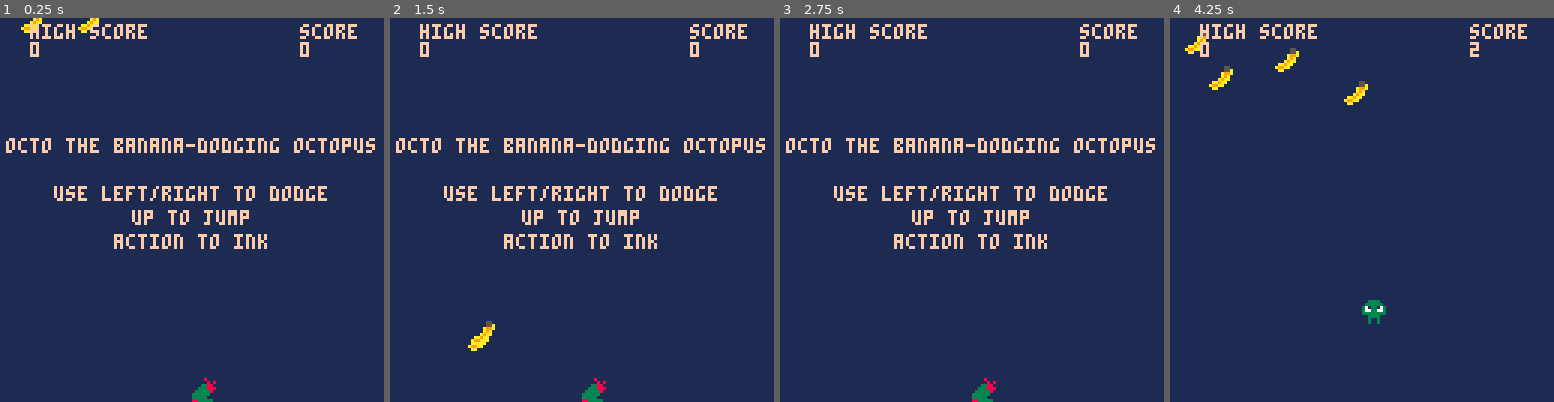
Above: before the commit, frames 1-4 (left to right).
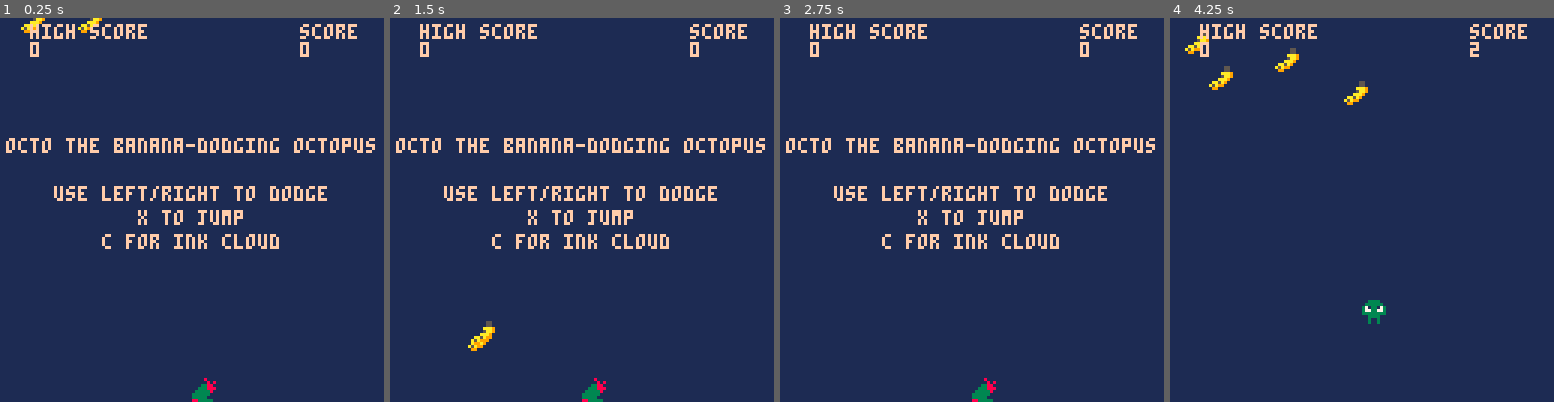
Above: after the commit, the same moments.

Repository: jcupitt/pico8
Game: PICO-8 cartridge octo/octo.p8
Two runs of this game, one before a commit and one after it. Both use one fixed random seed, a clock stepped at 60 frames per second and the inputs below.
Inputs:
- Up to frame 1 (0.25 s): no input
- Up to frame 2 (1.5 s): tap X (X key) at 0.33, 1.07 s; tap O (Z key) at 0.7 s
- Up to frame 3 (2.75 s): hold Right 1.6-2.1 s; tap O (Z key) at 1.7, 2.1, 2.5 s; tap X (X key) at 1.85 s; hold Up 2.15-2.42 s; hold Right from 2.47 s (still down)
- Up to frame 4 (4.25 s): tap O (Z key) every 0.4 s from 2.9 to 4.1 s; tap X (X key) at 2.97, 4.08 s; release Right at 3.03 s; hold Left 3.08-3.58 s; hold Right from 4.02 s (still down)

The runs differ from the first frame. In frame 1, 1.3% of the frame differs, in the area x 6-73%, y 0-61%; in frame 2, 1.4%, in the area x 21-73%, y 50-87%; in frame 3, 1.2%; in frame 4, 0.4%.

Commit message:
clearer instructions

Diff:
--- a/octo/octo.p8
+++ b/octo/octo.p8
@@ -332,8 +332,8 @@
   ctext("octo the banana-dodging octopus")
   ctext("")
   ctext("use left/right to dodge")
-  ctext("up to jump")
-  ctext("action to ink")
+  ctext("x to jump")
+  ctext("c for ink cloud")
  end
 end
 
Not shown, changed: 23 lines of the sprite sheet (__gfx__) section of octo/octo.p8
Not shown, changed: octo/octo.js
